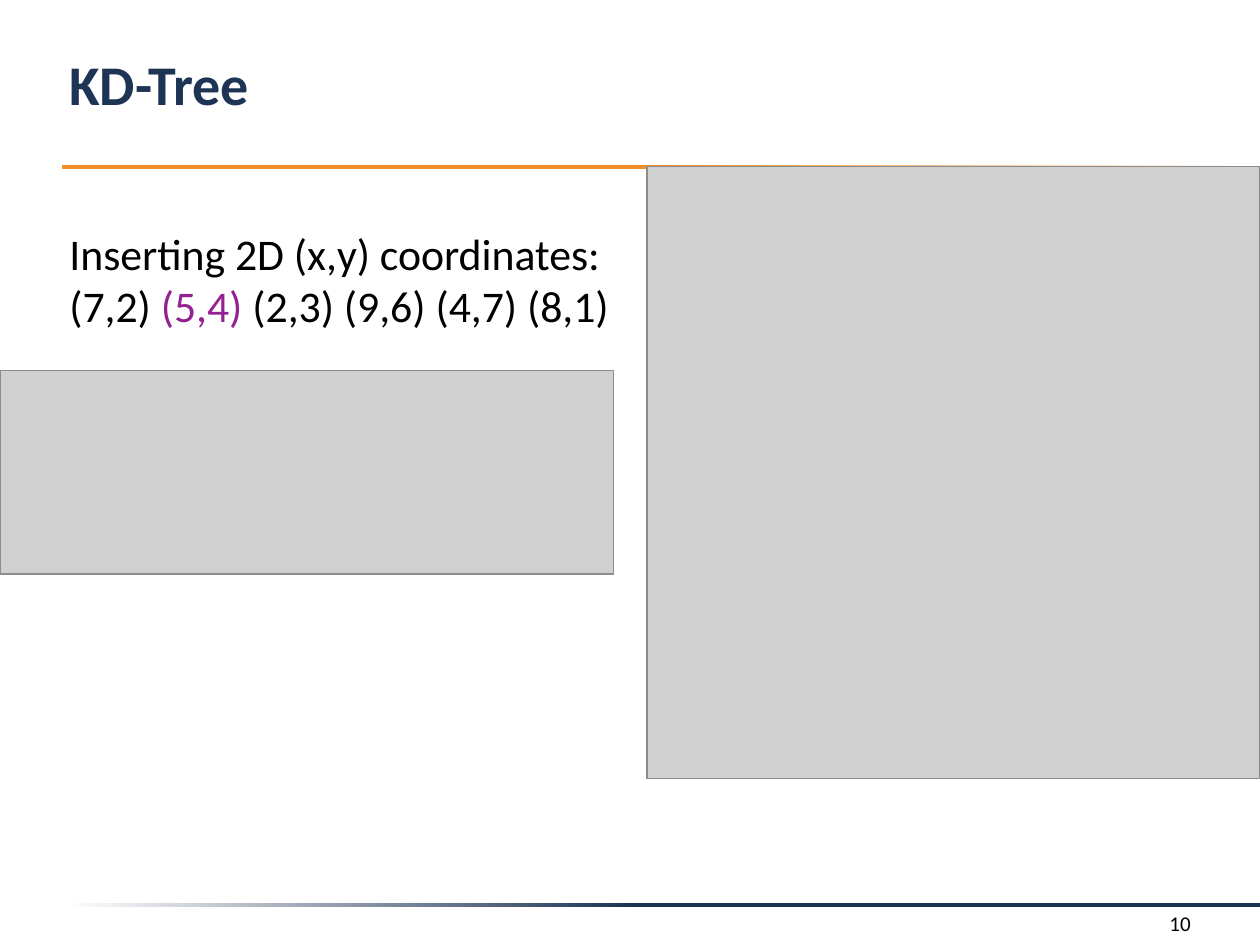
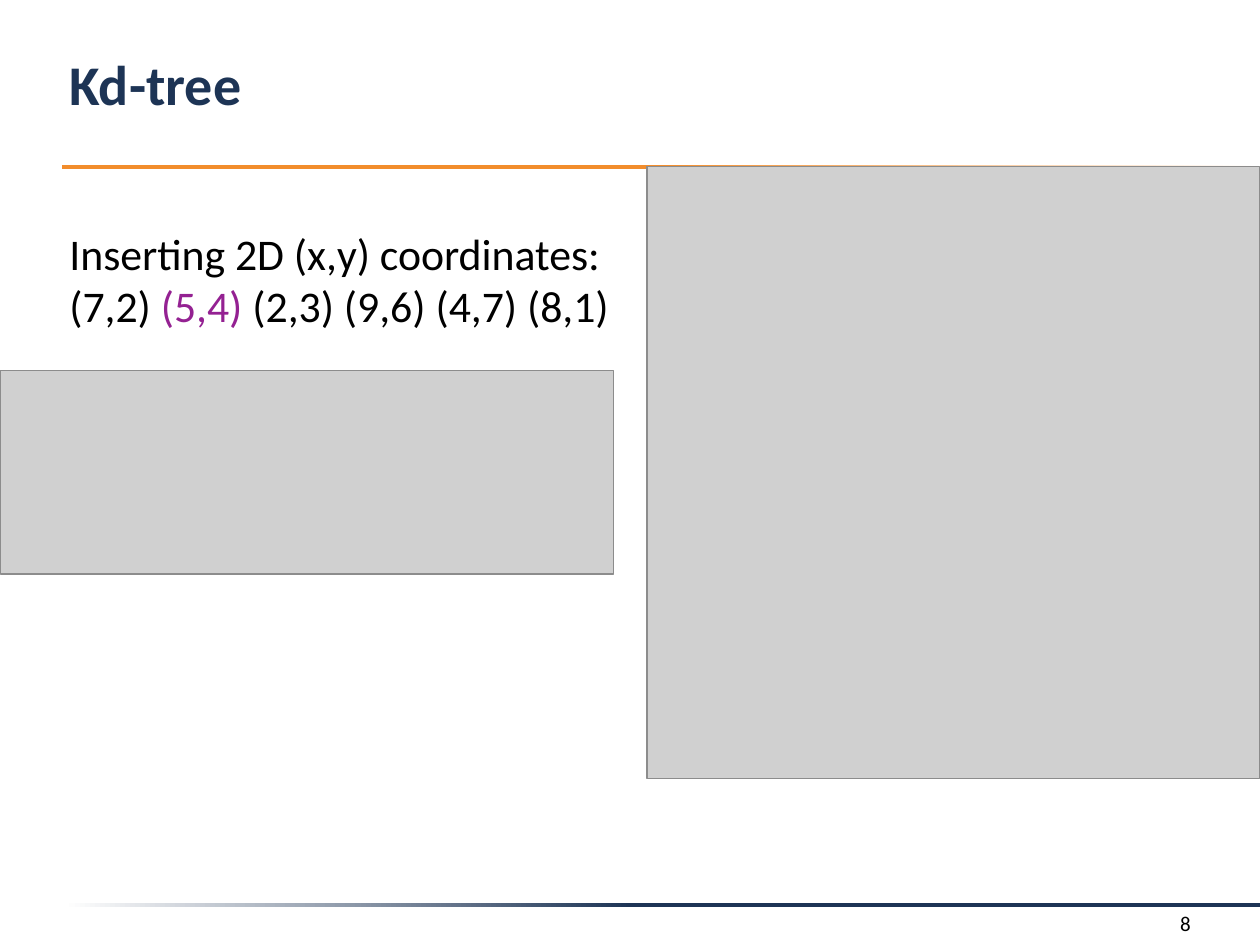
Before and after one commit to f-tischler/FortgeschritteneComputergrafik, a slide deck: slide 8 of Präsentation/presentation.pptx (slide 10 before the commit). Drawn at 1260x945 pixels with LibreOffice and Linux fonts; fonts in the diff are those of the drawing; grey boxes stand for pictures; background and template pictures are left out. Boxes give left, top, right and bottom in pixels: in the first picture for what was removed or moved away, otherwise in the second. Text is boxed around its words. In the diff, an @@ line names an element or a change of style, - is before the commit and + after.

```diff
--- a/Präsentation/presentation.pptx
+++ b/Präsentation/presentation.pptx
@@ title at box(69, 65, 241, 106): text changed @@
-KD-Tree
+Kd-tree
@@ page number removed at box(1169, 917, 1190, 931) @@
-10
@@ page number added at box(1180, 916, 1191, 931), 12 pt, text #000000 @@
+8
```
Also in this commit, not shown: 12 other slides changed, 2 slides added, 5 slides removed, 4 other files.
